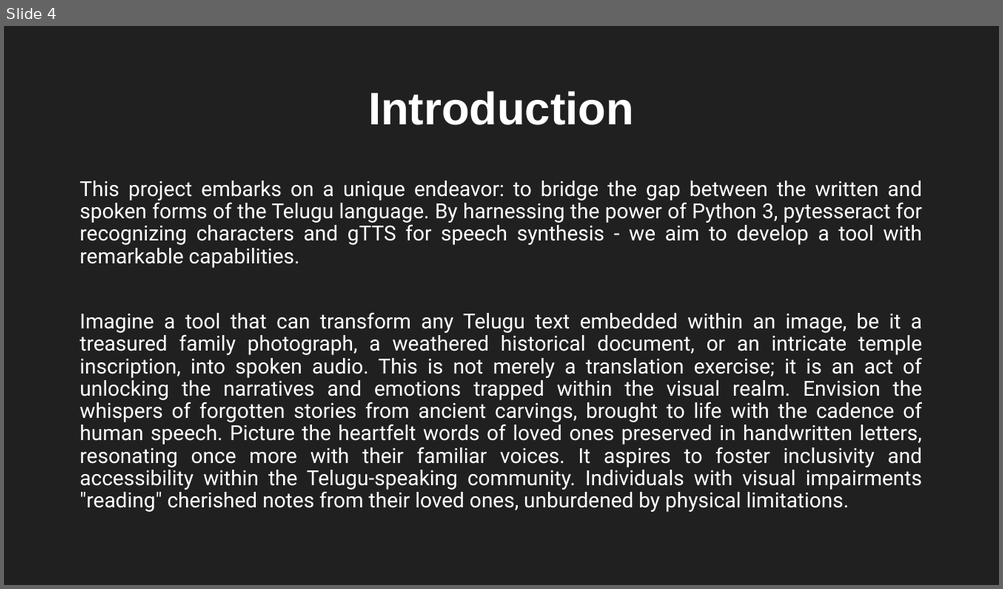
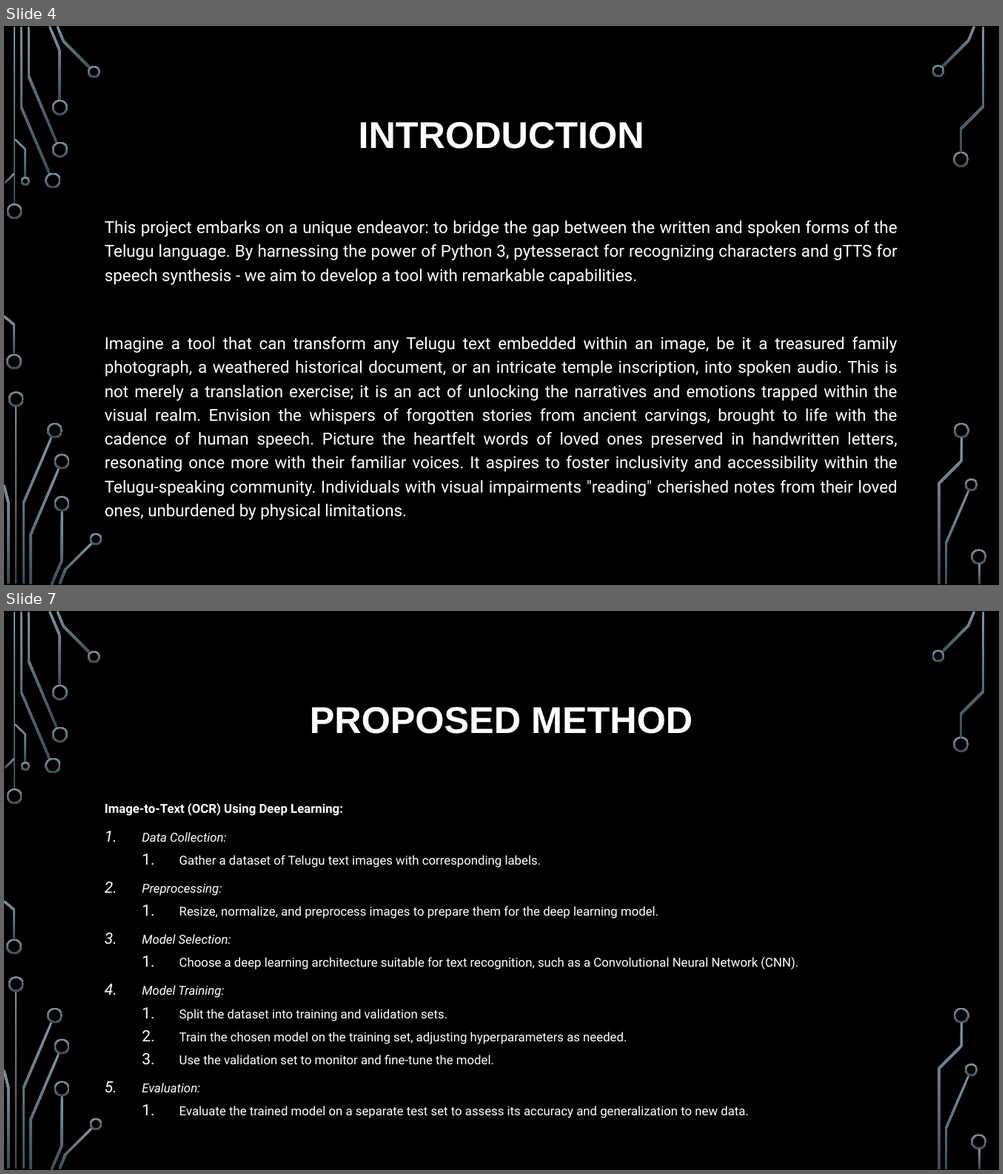
Before and after one commit to SFM61319/image2speech-te, a slide deck: docs/Presentation-1.pptx. Shown one above the other, each under a label of ours: slide 4 before the commit, slides 4 and 7 after it; the slides between them are not shown. The pictures are 1003x589 and 1003x1174 pixels, drawn with LibreOffice and Linux fonts; fonts in the diff are those of the drawing; background and template pictures are left out. Boxes give left, top, right and bottom in pixels: in the first picture for what was removed or moved away, otherwise in the second. Text is boxed around its words. In the diff, an @@ line names an element or a change of style, - is before the commit and + after.

```diff
--- a/docs/Presentation-1.pptx
+++ b/docs/Presentation-1.pptx
@@ slide 7 added at (x1=4, y1=611, x2=999, y2=1170), background picture (left out); not listed: 36 template elements that a slide beside it also shows @@
@@ title added at (x1=310, y1=706, x2=692, y2=734), 36 pt, text #FFFFFF, bold @@
+PROPOSED METHOD
@@ text added at (x1=105, y1=803, x2=798, y2=1119), 12 pt, text #FFFFFF @@
+Image-to-Text (OCR) Using Deep Learning:
+1. Data Collection:
+  1. Gather a dataset of Telugu text images with corresponding labels.
+2. Preprocessing:
+  1. Resize, normalize, and preprocess images to prepare them for the deep learning model.
+3. Model Selection:
+  1. Choose a deep learning architecture suitable for text recognition, such as a Convolutional Neural Network (CNN).
+4. Model Training:
+  1. Split the dataset into training and validation sets.
+  2. Train the chosen model on the training set, adjusting hyperparameters as needed.
+  3. Use the validation set to monitor and fine-tune the model.
+5. Evaluation:
+  1. Evaluate the trained model on a separate test set to assess its accuracy and generalization to new data.
@@ slide 4 changed as well @@
@@ background #202020 to picture (left out) @@
@@ title at (x1=358, y1=121, x2=644, y2=149): text changed; size 44 to 36 pt @@
-Introduction
+INTRODUCTION
@@ text "This project embarks on a ..." moved from (x1=79, y1=181, x2=922, y2=512) to (x1=105, y1=221, x2=897, y2=497) @@
@@ text "This project embarks on a ..." at (x1=105, y1=221, x2=897, y2=497): size 20 to 16 pt; line spacing 0.9 to 1.2 @@
@@ group added at (x1=4, y1=26, x2=987, y2=585): 33 freeform shapes, 3 rectangles @@
```
Also in this commit, not shown: 5 other slides changed, 8 other slides added, 6 slides removed.
